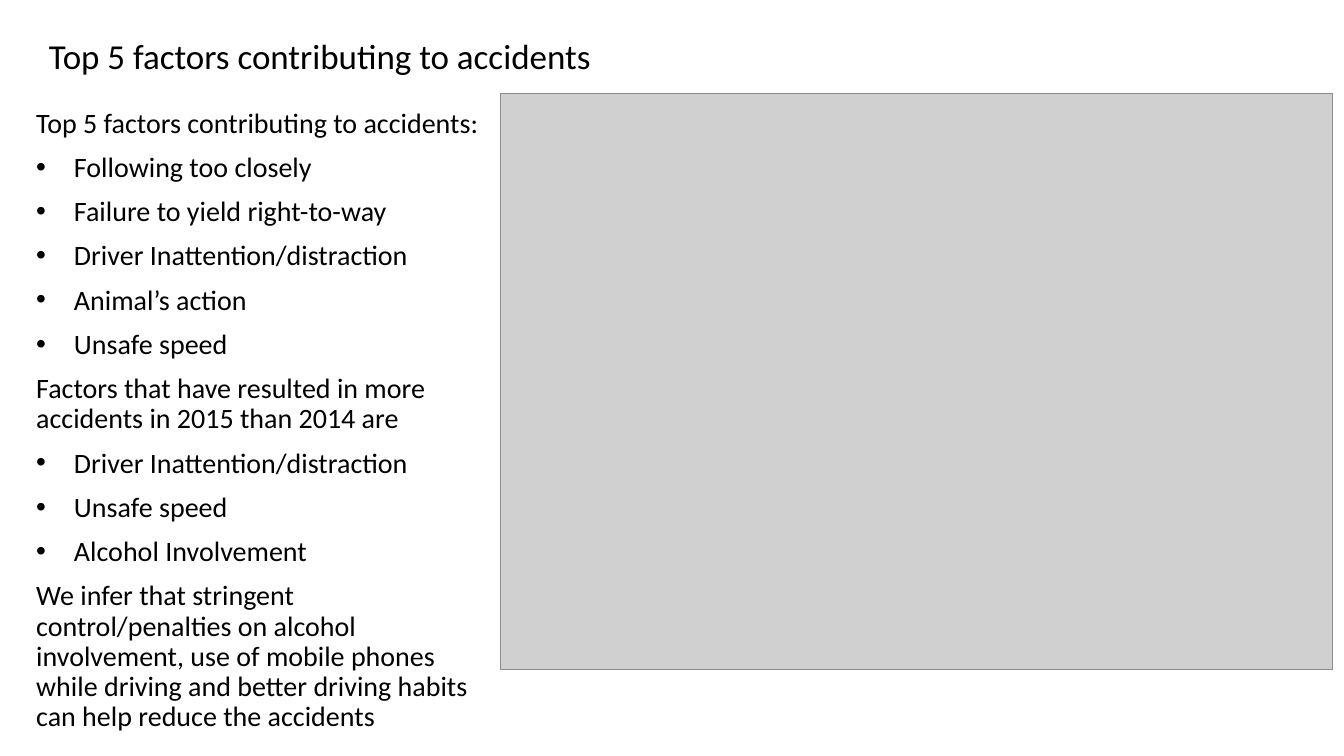
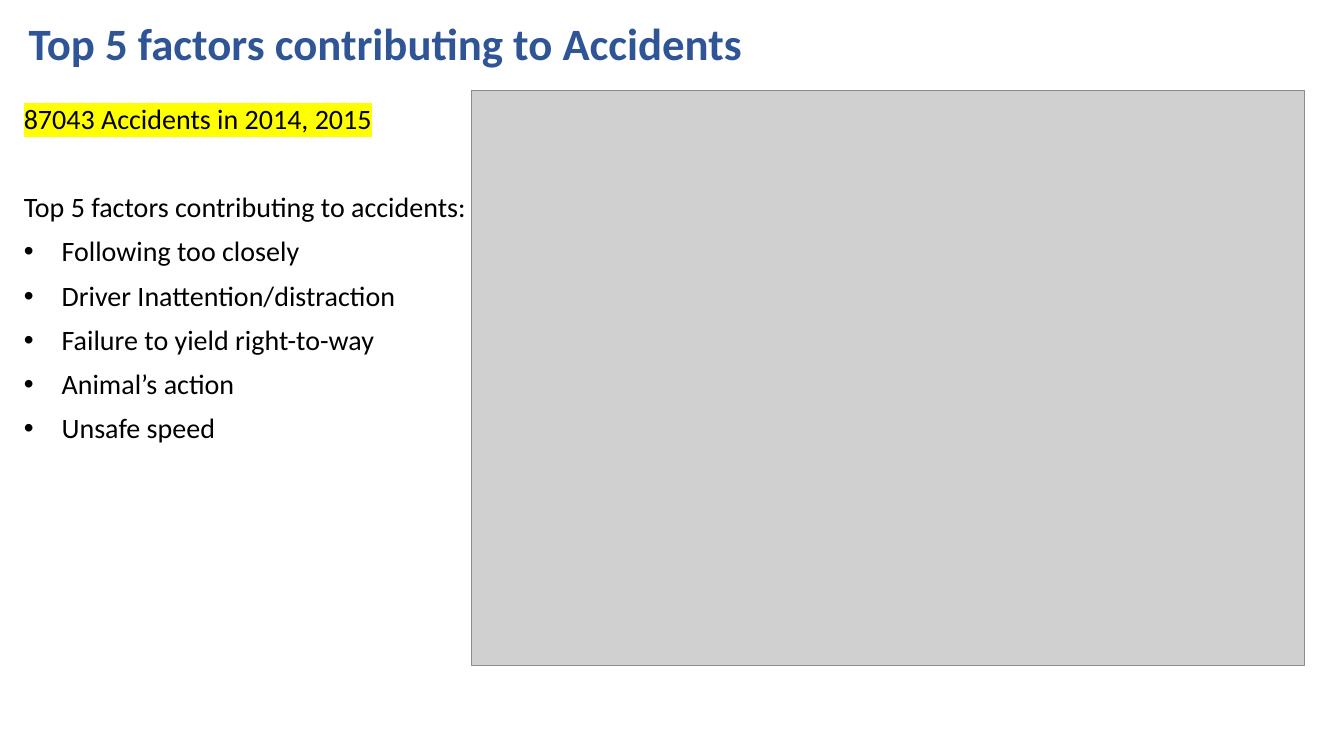
Before and after one commit to Niharika17S/Rutgers-project1, a slide deck: slide 4 of Analysis of Motor Vehicle Crashes.pptx (slide 5 before the commit). Drawn at 1344x756 pixels with LibreOffice and Linux fonts; fonts in the diff are those of the drawing; grey boxes stand for pictures. Boxes give left, top, right and bottom in pixels: in the first picture for what was removed or moved away, otherwise in the second. Text is boxed around its words. In the diff, an @@ line names an element or a change of style, - is before the commit and + after.

```diff
--- a/Analysis of Motor Vehicle Crashes.pptx
+++ b/Analysis of Motor Vehicle Crashes.pptx
@@ text at [29, 28, 742, 68]: text changed; size 25 to 32 pt; text colour #000000 to #2F5597; bold on @@
-Top 5 factors contributing to accidents
+Top 5 factors contributing to Accidents
@@ text "87043 Accidents in 2014, 2015": place and size @@
-text "87043 Accidents in 2014, 2015" at [36, 113, 479, 701]
+text "87043 Accidents in 2014, 2015" at [24, 109, 466, 443]
@@ text at [24, 109, 372, 133]: paragraph added @@
+87043 Accidents in 2014, 2015
@@ picture: place and size @@
-picture at [500, 94, 1333, 669]
+picture at [472, 91, 1305, 666]
@@ text at [74, 245, 408, 267]: paragraph removed @@
-• Driver Inattention/distraction
@@ text at [62, 286, 395, 308]: paragraph added @@
+• Driver Inattention/distraction
@@ text at [36, 378, 468, 701]: paragraphs removed @@
-Factors that have resulted in more accidents in 2015 than 2014 are
-• Driver Inattention/distraction
-• Unsafe speed
-• Alcohol Involvement
-We infer that stringent control/penalties on alcohol involvement, use of mobile phones while driving and better driving habits can help reduce the accidents
```
Also in this commit, not shown: 3 other slides changed, 2 slides added, 2 slides removed, 3 other files.
